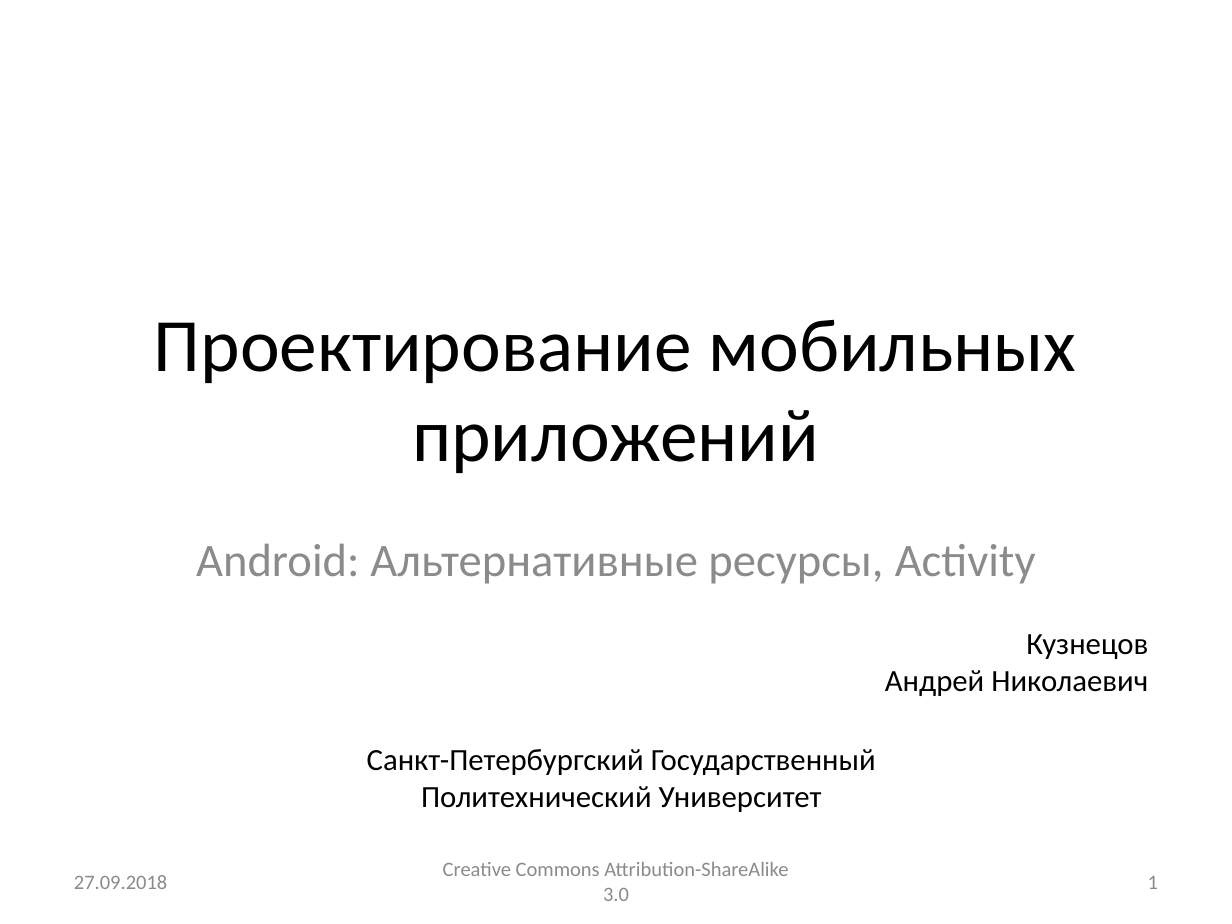
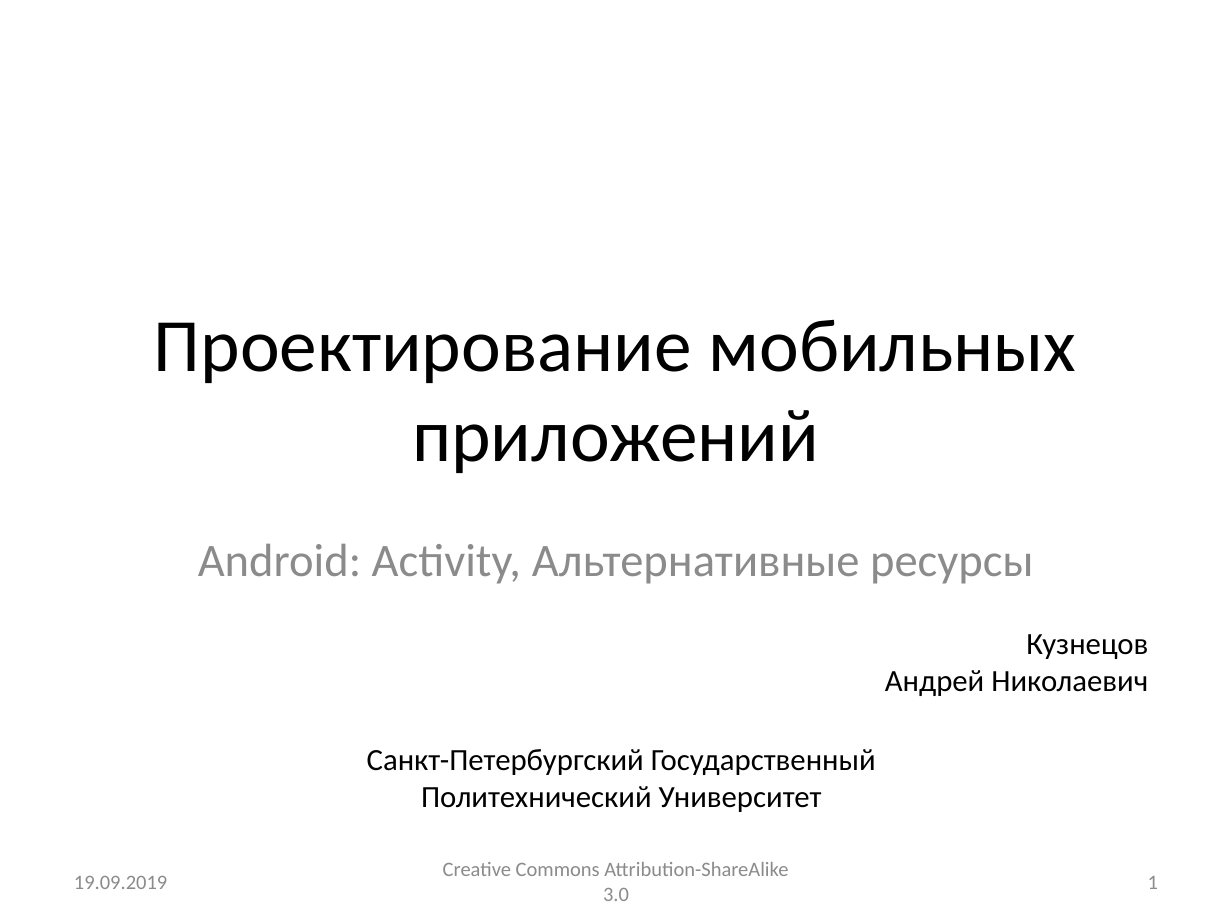
Before and after one commit to andrei-kuznetsov/android-lectures, a slide deck: slide 1 of lectures/Lecture003_AltRes_Activity.pptx. Drawn at 1232x924 pixels with LibreOffice and Linux fonts; fonts in the diff are those of the drawing. Boxes give left, top, right and bottom in pixels: in the first picture for what was removed or moved away, otherwise in the second. Text is boxed around its words. In the diff, an @@ line names an element or a change of style, - is before the commit and + after.

```diff
--- a/lectures/Lecture003_AltRes_Activity.pptx
+++ b/lectures/Lecture003_AltRes_Activity.pptx
@@ subtitle at [198, 543, 1033, 584]: text changed @@
-Android: Альтернативные ресурсы, Activity
+Android: Activity, Альтернативные ресурсы
@@ text at [74, 876, 167, 889]: text changed @@
-27.09.2018
+19.09.2019
```
Also in this commit, not shown: 76 other slides changed, 17 slides added, 2 other files.
